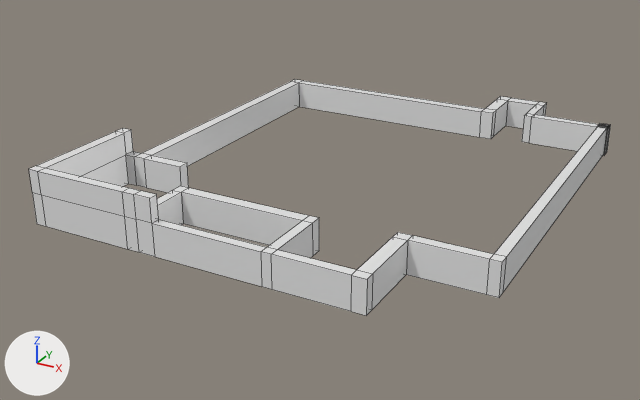
The OBJ model assets/lake_track/lake_track_bounds.obj, before and after one commit.
The view is the same before and after, from a camera (50 mm lens) standing at (26.4, -54.8, 25.8) and looking at (-3.4, -0.6, -1.3). The lights are fixed; the arrows at lower left show +X, +Y and +Z. Mesh edges are drawn as thin lines. Where no turn or scale is listed for an object, it has been applied to the vertices.

Names of what the first picture shows: 'lake_track_bounds'.
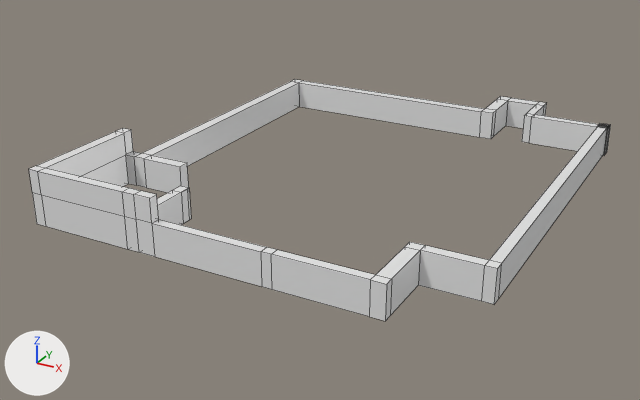
Pixel boxes [x1, y1, x2, y2] of what changed, in the pictures (640 x 400 px):
'lake_track_bounds', reshaped
    before: [29, 79, 611, 316]
    after: [29, 79, 611, 321]
part 1 of me_lake_track_bounds, cut back
    before: [181, 127, 608, 316]
    after: [181, 127, 608, 321]

The change, as a diff of the scene's bpy script:
```diff
--- a/assets/lake_track/lake_track_bounds.obj.py
+++ b/assets/lake_track/lake_track_bounds.obj.py
@@ me_lake_track_bounds @@
 # used by ob_lake_track_bounds; location = (0.0, 0.0, 0.0)
-me_lake_track_bounds.from_pydata(...)  # 162 vertices, 164 faces; spans x -16.9..14.0, y -16.0..20.3, z 0.0..4.0
+me_lake_track_bounds.from_pydata(...)  # 156 vertices, 155 faces; spans x -16.9..14.0, y -16.0..20.3, z 0.0..4.0
+# me_lake_track_bounds part 1
+# 8 vertices are removed from x 1.2..1.9, y -11.2..-10.3, z 0.0..2.3
+# 12 faces are deleted
+# 4 vertices in x 13.1..13.9, y -10.6, z 0.0..2.3 move by (0.0, -0.8, 0.0)
+# 4 vertices in x 13.1..13.9, y -9.8, z 0.0..2.3 move by (0.0, -0.9, 0.0)
+# 4 vertices in x 7.1, y -16.0..-15.4, z 0.0..2.3 move by (1.1, 0.0, 0.0)
+# 4 vertices in x 8.0, y -16.0..-15.4, z 0.0..2.3 move by (1.2, 0.0, 0.0)
+# 8 vertices move from x 7.1..8.0, y -10.6..-9.8, z 0.0..2.3 to x 8.2..9.2, y -11.4..-10.7, z 0.0..2.3
+# 2 vertices are added at (-8.2, -10.6, 2.3), (-8.2, -10.6, 0.0)
+# 3 new faces join them
 me_lake_track_bounds.materials.append(mat_none)
```
